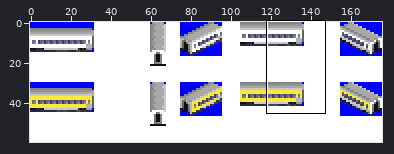
A sprite sheet gets an edit: src/wagon/passenger_wagon/passenger_wagon.png. Above, an overview of the earlier version with the close-up marked.
Close-up. Earlier state:
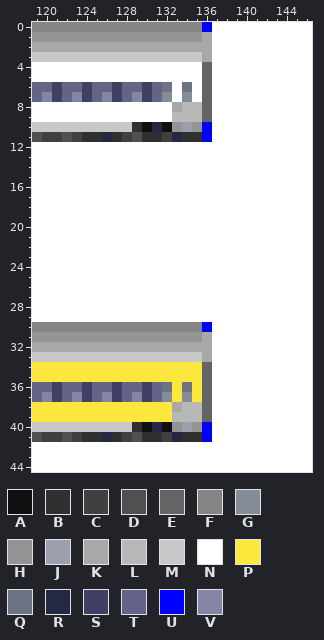
The file is 176x60 pixels. Colours within 5 levels of each other are drawn and written as one. Shown: x 119..146, y 0..44.
Palette (. is transparent): A #101010  B #303030  C #404040  D #505050  E #646464  F #848484  G #848c98  H #949494  J #9ca0ac  K #a8a8a8  L #b8b8b8  M #c8c8c8  N #ffffff  P #fce83c  Q #6c7484  R #242844  S #404064  T #646488  U #0000ff  V #8484a4
Pixels before, first column x 119:
 0 FFFFFFFFFFFFFFFFFUNNNNNNNNNN
 1 HHHHHHHHHHHHHHHHHKNNNNNNNNNN
 2 KKKKKKKKKKKKKKKKKKNNNNNNNNNN
 3 MMMMMMMMMMMMMMMMMKNNNNNNNNNN
 4 NNNNNNNNNNNNNNNNNENNNNNNNNNN
 5 NNNNNNNNNNNNNNNNNENNNNNNNNNN
 6 TTSTTSTTSTTSTQNQNENNNNNNNNNN
 7 TVSTVSTVSTVSTGNGNENNNNNNNNNN
 8 NNNNNNNNNNNNNNKLLENNNNNNNNNN
 9 NNNNNNNNNNNNNNLLLENNNNNNNNNN
10 MMMMMMMMMMBARAHJHUNNNNNNNNNN
11 DCCDCBBRBCDBBCRBBUNNNNNNNNNN
12 NNNNNNNNNNNNNNNNNNNNNNNNNNNN
13 NNNNNNNNNNNNNNNNNNNNNNNNNNNN
14 NNNNNNNNNNNNNNNNNNNNNNNNNNNN
15 NNNNNNNNNNNNNNNNNNNNNNNNNNNN
16 NNNNNNNNNNNNNNNNNNNNNNNNNNNN
17 NNNNNNNNNNNNNNNNNNNNNNNNNNNN
18 NNNNNNNNNNNNNNNNNNNNNNNNNNNN
19 NNNNNNNNNNNNNNNNNNNNNNNNNNNN
20 NNNNNNNNNNNNNNNNNNNNNNNNNNNN
21 NNNNNNNNNNNNNNNNNNNNNNNNNNNN
22 NNNNNNNNNNNNNNNNNNNNNNNNNNNN
23 NNNNNNNNNNNNNNNNNNNNNNNNNNNN
24 NNNNNNNNNNNNNNNNNNNNNNNNNNNN
25 NNNNNNNNNNNNNNNNNNNNNNNNNNNN
26 NNNNNNNNNNNNNNNNNNNNNNNNNNNN
27 NNNNNNNNNNNNNNNNNNNNNNNNNNNN
28 NNNNNNNNNNNNNNNNNNNNNNNNNNNN
29 NNNNNNNNNNNNNNNNNNNNNNNNNNNN
30 FFFFFFFFFFFFFFFFFUNNNNNNNNNN
31 HHHHHHHHHHHHHHHHHKNNNNNNNNNN
32 KKKKKKKKKKKKKKKKKKNNNNNNNNNN
33 MMMMMMMMMMMMMMMMMKNNNNNNNNNN
34 PPPPPPPPPPPPPPPPPENNNNNNNNNN
35 PPPPPPPPPPPPPPPPPENNNNNNNNNN
36 TTSTTSTTSTTSTQPQPENNNNNNNNNN
37 TVSTVSTVSTVSTGPGPENNNNNNNNNN
38 PPPPPPPPPPPPPPKLLENNNNNNNNNN
39 PPPPPPPPPPPPPPLLLENNNNNNNNNN
40 MMMMMMMMMMBARAHJHUNNNNNNNNNN
41 DCCDCBBRBCDBBCRBBUNNNNNNNNNN
42 NNNNNNNNNNNNNNNNNNNNNNNNNNNN
43 NNNNNNNNNNNNNNNNNNNNNNNNNNNN
44 NNNNNNNNNNNNNNNNNNNNNNNNNNNN
The result:
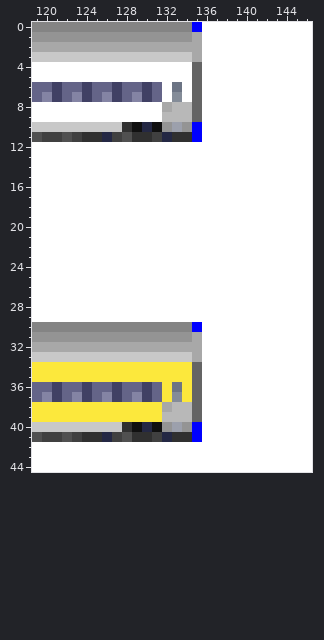
Commit: Fix: Use common template for Pax wagons
The exact change:
Colour B becomes colour A in row 10 at x 129; in row 40 at x 129.
Colour R becomes colour A in row 10 at x 131; in row 40 at x 131.
Colour D becomes colour B in row 11 at x 129; in row 41 at x 129.
Colour M becomes colour B in row 10 at x 128; in row 40 at x 128.
Colour R becomes colour B in row 11 at x 133; in row 41 at x 133.
Colour B becomes colour C in row 11 at x 127 and 131; in row 41 at x 127 and 131.
Colour C becomes colour D in row 11 at x 128; in row 41 at x 128.
Colour L becomes colour E in rows 8 to 9 at x 135; in rows 38 to 39 at x 135.
Colour N becomes colour E in rows 4 to 7 at x 135.
Colour P becomes colour E in rows 34 to 37 at x 135.
Colour N becomes colour G in row 7 at x 133.
Colour P becomes colour G in row 37 at x 133.
Colour A becomes colour H in row 10 at x 132; in row 40 at x 132.
Colour J becomes colour H in row 10 at x 134; in row 40 at x 134.
Colour H becomes colour J in row 10 at x 133; in row 40 at x 133.
Colour H becomes colour K in row 1 at x 135; in row 31 at x 135.
Colour M becomes colour K in row 3 at x 135; in row 33 at x 135.
Colour N becomes colour K in row 8 at x 132.
Colour P becomes colour K in row 38 at x 132.
Colour K becomes colour L in row 8 at x 133; in row 38 at x 133.
Colour N becomes colour L in row 9 at x 132.
Colour P becomes colour L in row 39 at x 132.
Colour E becomes colour N in rows 4 to 9 at x 136; in rows 34 to 39 at x 136.
Colour G becomes colour N in row 7 at x 132 and 134.
Colour K becomes colour N in rows 1 to 3 at x 136; in rows 31 to 33 at x 136.
Colour Q becomes colour N in row 6 at x 132 and 134.
Colour U becomes colour N in row 0 at x 136; in rows 10 to 11 at x 136; in row 30 at x 136; in rows 40 to 41 at x 136.
Colour G becomes colour P in row 37 at x 132 and 134.
Colour Q becomes colour P in row 36 at x 132 and 134.
Colour N becomes colour Q in row 6 at x 133.
Colour P becomes colour Q in row 36 at x 133.
Colour A becomes colour R in row 10 at x 130; in row 40 at x 130.
Colour C becomes colour R in row 11 at x 132; in row 41 at x 132.
Colour B becomes colour U in row 11 at x 135; in row 41 at x 135.
Colour F becomes colour U in row 0 at x 135; in row 30 at x 135.
Colour H becomes colour U in row 10 at x 135; in row 40 at x 135.
